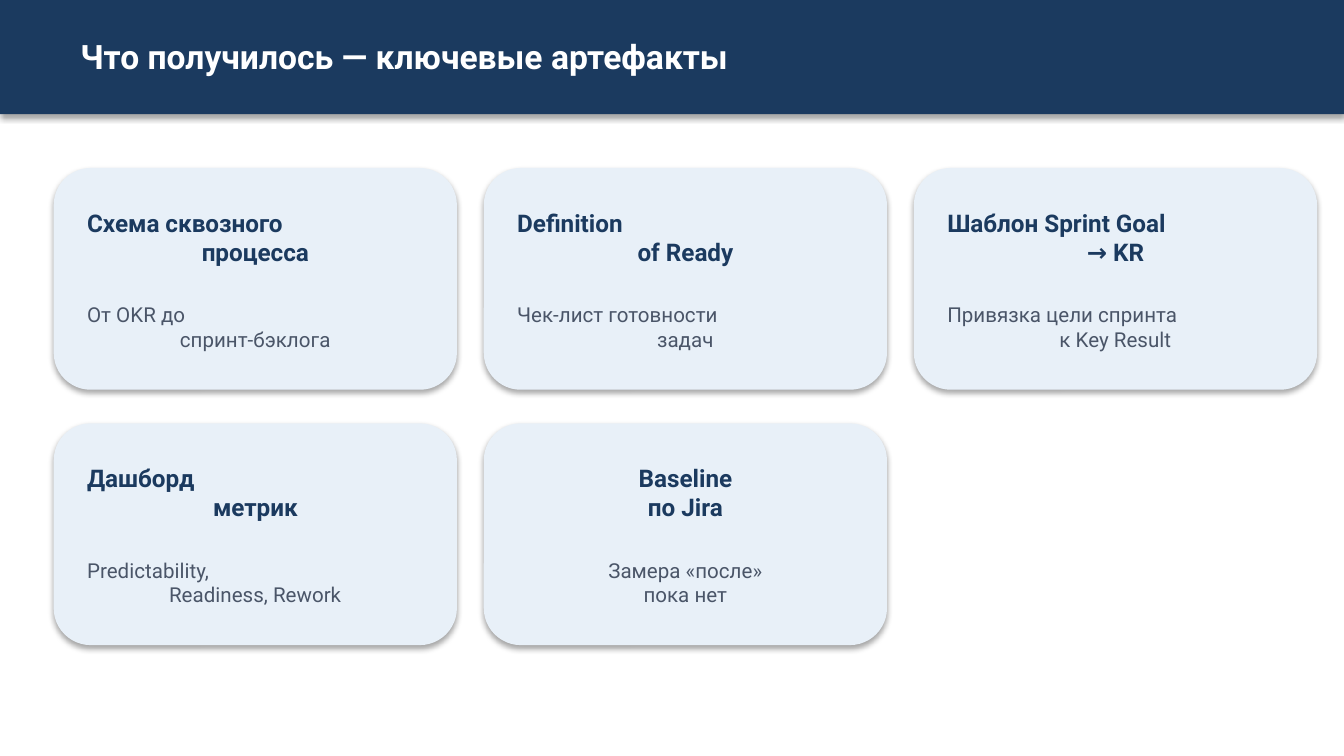
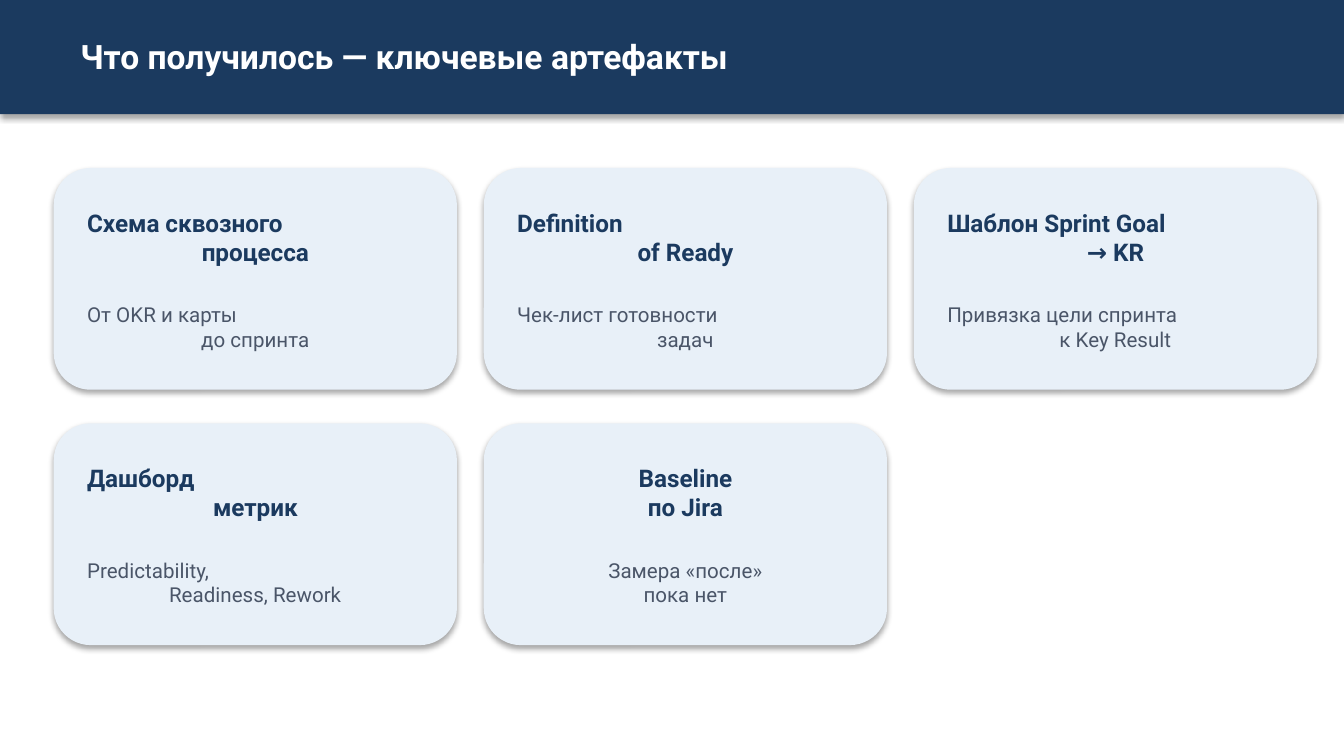
Before and after one commit to camelot270/otus_work, a slide deck: slide 16 of docs/Zashita_proekta_Skvoznoe_planirovanie.pptx. Drawn at 1344x756 pixels with LibreOffice and Linux fonts; fonts in the diff are those of the drawing. Boxes give left, top, right and bottom in pixels: in the first picture for what was removed or moved away, otherwise in the second. Text is boxed around its words. In the diff, an @@ line names an element or a change of style, - is before the commit and + after.

```diff
--- a/docs/Zashita_proekta_Skvoznoe_planirovanie.pptx
+++ b/docs/Zashita_proekta_Skvoznoe_planirovanie.pptx
@@ text at bbox=[87, 307, 309, 351]: text changed @@
-От OKR до
-спринт-бэклога
+От OKR и карты
+до спринта
```
Also in this commit, not shown: 6 other slides changed.
